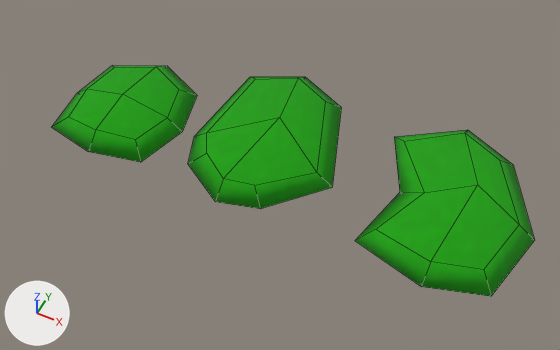
Before and after pictures for a commit that changed the FBX model Environment/Hillocks.fbx.
Before and after are seen from a camera (50 mm lens) standing at (7.52, -8.41, 10.33) and looking at (3.35, -0.07, -0.1). Arrows for +X, +Y and +Z are at lower left; the lights stay in place. Mesh edges are drawn as thin lines.

Objects in the first picture: 'SM_Hillock_00', 'SM_Hillock_01', 'SM_Hillock_02'.
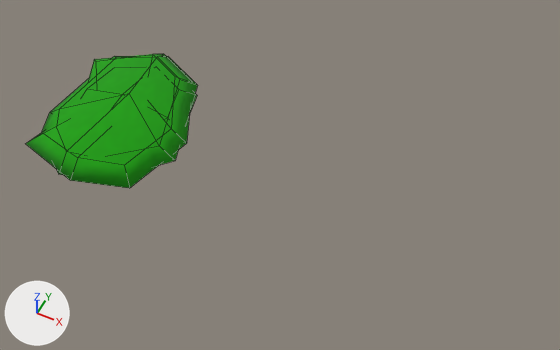
The change in detail:
me_cube_002 has 18 vertices, 16 faces and spans x -1.18..1.77, y -1.27..2.44, z 0.0..0.35.
me_cube_002 is used by ob_sm_hillock_02; location (6.04, 0.0, 0.0).
me_cube_002 part 2: the whole mesh is moved by (-0.27, -0.66, 0.0).
me_cube_001 has 18 vertices, 16 faces and spans x -1.14..1.68, y -1.21..2.44, z 0.0..0.46.
me_cube_001 is used by ob_sm_hillock_01; location (2.67, 0.0, 0.0).
me_cube_001 part 1: the whole mesh is moved by (-0.14, -0.69, 0.0).
Object 'SM_Hillock_02' (ob_sm_hillock_02) moves from (6.04, 0.0, 0.0) to (0.0, 0.0, 0.0).
Object 'SM_Hillock_01' (ob_sm_hillock_01) moves from (2.67, 0.0, 0.0) to (0.0, 0.0, 0.0).

Boxes [x1, y1, x2, y2] around the edits, measured in the pictures (560 x 350 px):
'SM_Hillock_02', moved: before [355, 130, 534, 296]; after [26, 54, 190, 188]
'SM_Hillock_01', moved: before [188, 77, 341, 209]; after [41, 56, 198, 175]
'SM_Hillock_00', unchanged, covered by the edit: before [52, 65, 197, 162]; after [88, 83, 197, 113]
